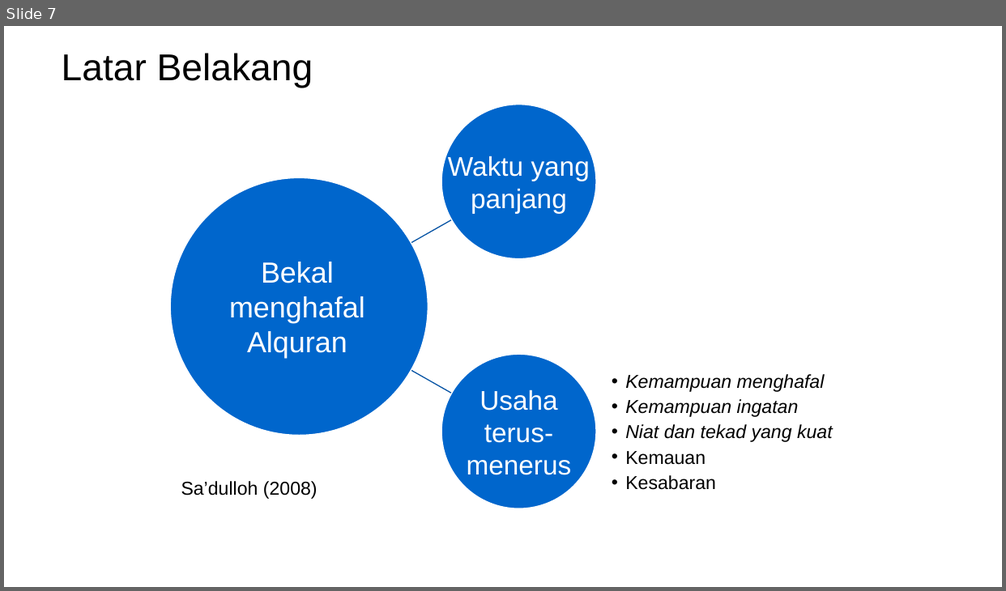
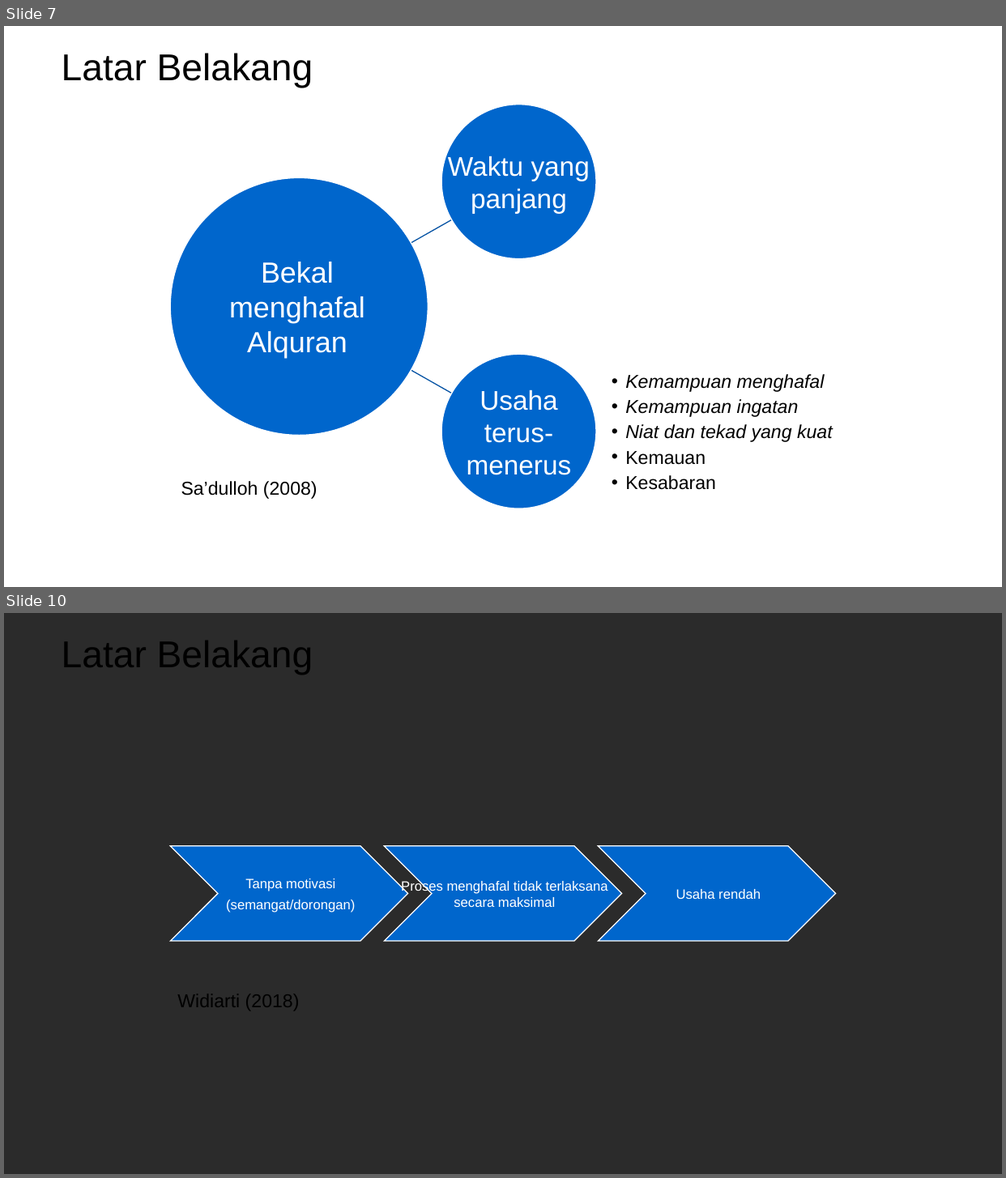
Before and after one commit to mzaini30/skripsi, a slide deck: seminar proposal.pptx. Shown one above the other, each under a label of ours: slide 7 before the commit, slides 7 and 10 after it; the slides between them are not shown. The pictures are 1006x591 and 1006x1178 pixels, drawn with LibreOffice and Linux fonts; fonts in the diff are those of the drawing; background and template pictures are left out; a plain dark background stands for a picture behind light text. Boxes give left, top, right and bottom in pixels: in the first picture for what was removed or moved away, otherwise in the second. Text is boxed around its words. In the diff, an @@ line names an element or a change of style, - is before the commit and + after.

```diff
--- a/seminar proposal.pptx
+++ b/seminar proposal.pptx
@@ slide 10 added at <box>4,613,1002,1174</box>, background picture (left out) @@
@@ title added at <box>62,641,313,675</box>, 36 pt, text #000000 @@
+Latar Belakang
@@ group added at <box>170,845,836,941</box>: 3 chevrons, 3 texts @@
+Tanpa motivasi
+(semangat/dorongan)
+Proses menghafal tidak terlaksana secara maksimal
+Usaha rendah
@@ text added at <box>177,995,300,1011</box>, 18 pt, text #000000 @@
+Widiarti (2018)
```
Also in this commit, not shown: 8 other slides added.
